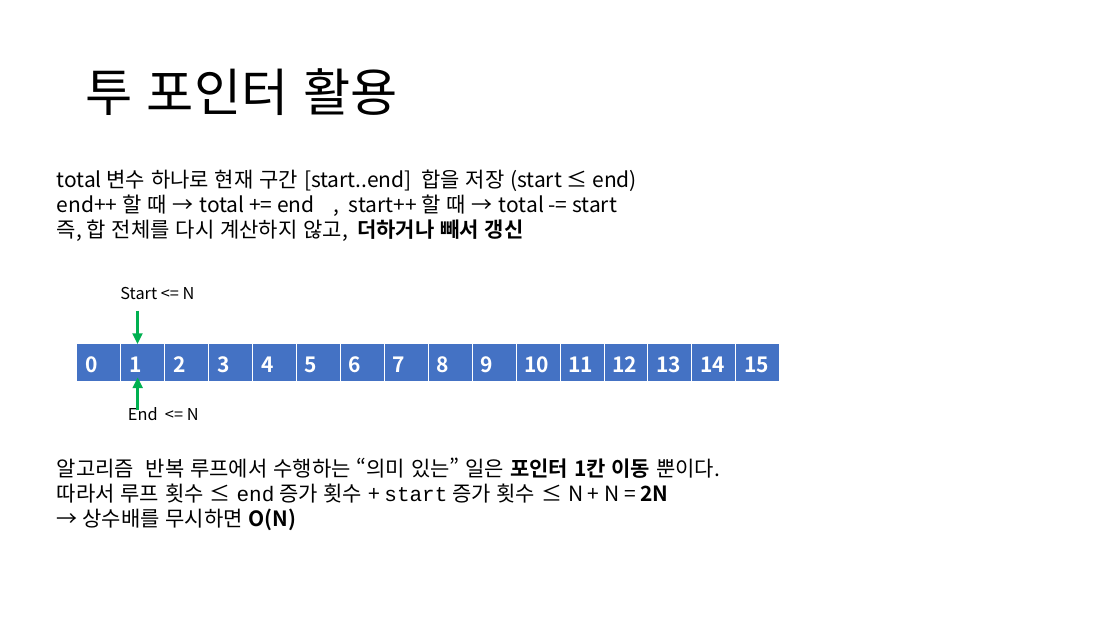
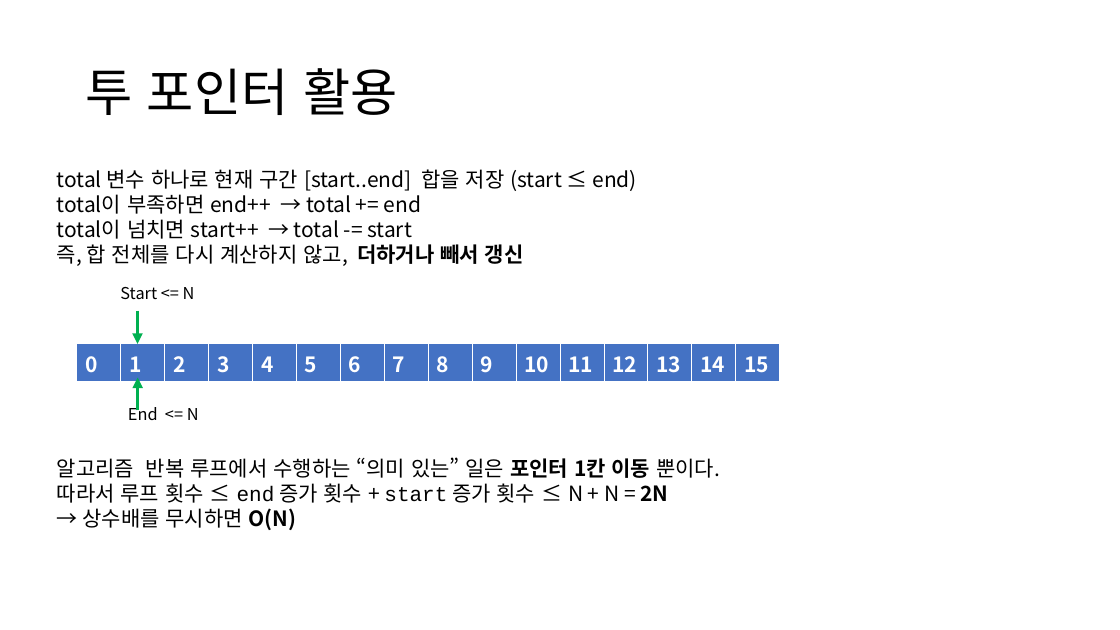
Before and after one commit to ldw9981/DataStructureAndAlgorithm, a slide deck: slide 6 of Documents/배열 구간 처리 알고리즘.pptx. Drawn at 1120x630 pixels with LibreOffice and Linux fonts; fonts in the diff are those of the drawing. Boxes give left, top, right and bottom in pixels: in the first picture for what was removed or moved away, otherwise in the second. Text is boxed around its words. In the diff, an @@ line names an element or a change of style, - is before the commit and + after.

Commit message:
update

```diff
--- a/Documents/배열 구간 처리 알고리즘.pptx
+++ b/Documents/배열 구간 처리 알고리즘.pptx
@@ text at bbox=[57, 194, 421, 239]: text changed @@
-end++ 할 때 → total += end , start++ 할 때 → total -= start
+total이 부족하면 end++ → total += end
+total이 넘치면 start++ → total -= start
```
Also in this commit, not shown: 1 other slide changed, 3 slides added.
